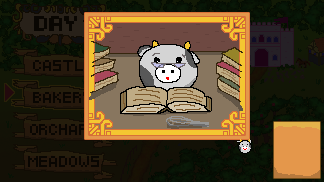
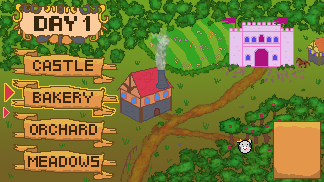
Layer changes from the first 324×182 image to the second:
added layer "arrow" (1st of 2) above "mookie" over [3, 107, 10, 118]
hid group "frame" (14 layers) over [85, 13, 249, 139]
hid "Layer 31" over [0, 0, 324, 182]
